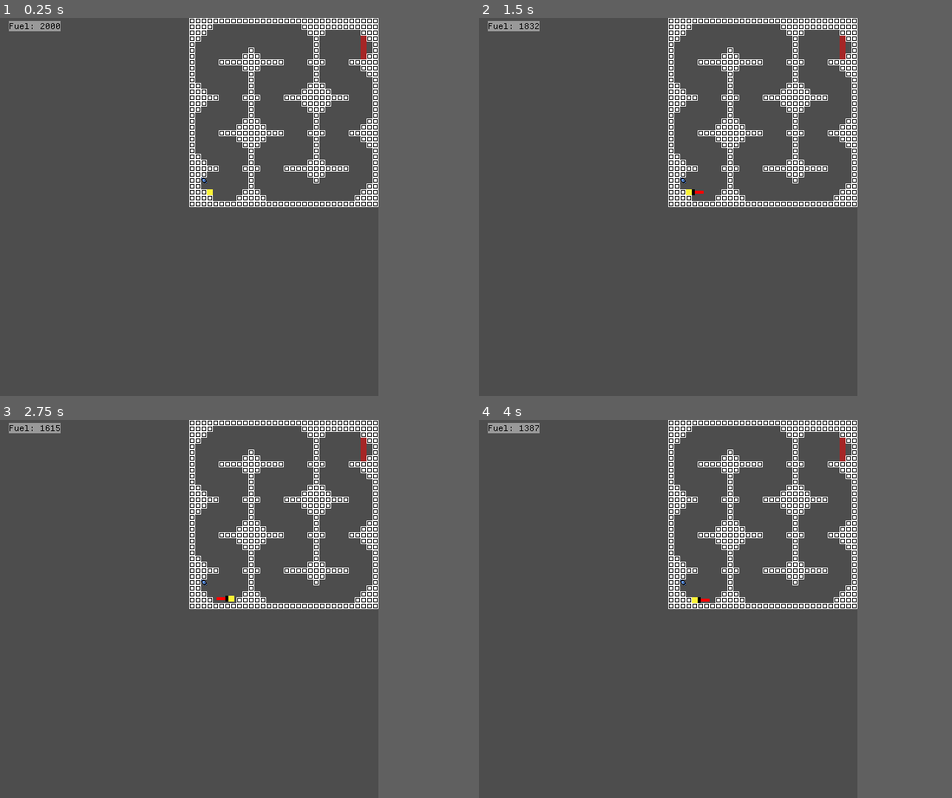
Above: before the commit, frames 1-4 (two rows, left to right).
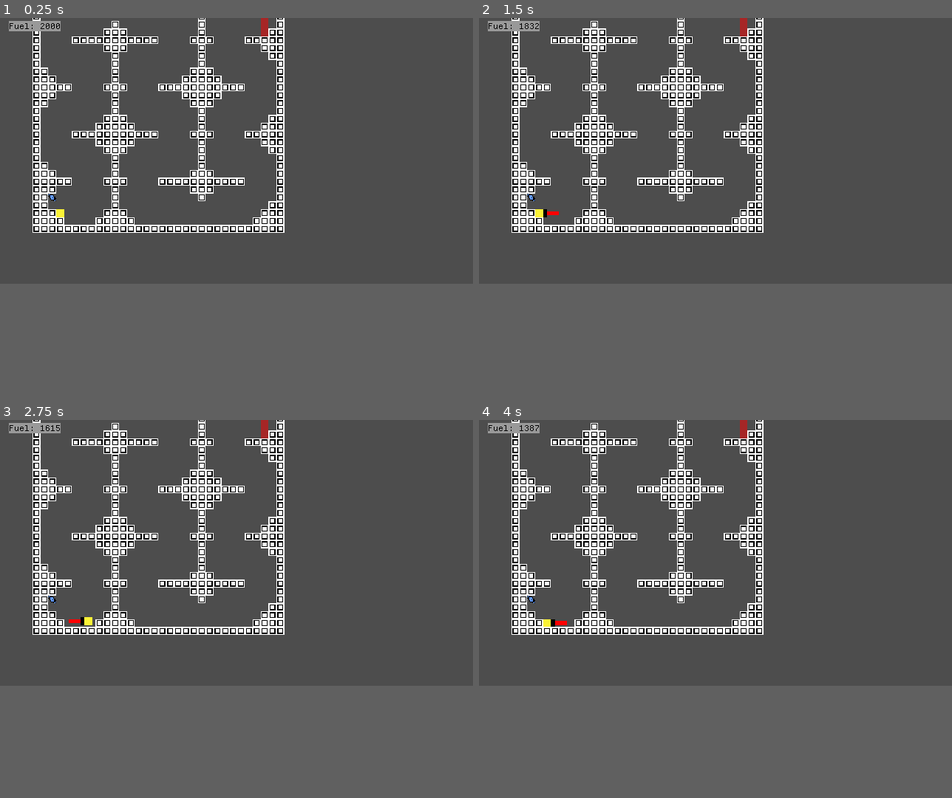
Above: after the commit, the same moments.

Repository: OSGH-web/balloon-movement-demo
Game: Godot game, scene res://levels/level-ben-1-6-snake.tscn
Same seed, same stepped clock (60 frames per second), same inputs: the game is played once before the commit and once after it. This scene is started directly instead of the project's main scene. Sound files missing from this copy of the repository are replaced by a short silence.
Inputs:
- Up to frame 1 (0.25 s): no input
- Up to frame 2 (1.5 s): tap Enter at 0.5 s; hold Right (ui_right) from 0.53 s (still down); tap Up (ui_up) at 0.77 s
- Up to frame 3 (2.75 s): tap Up (ui_up) at 1.52 s; release Right (ui_right) at 2.03 s; hold Left (ui_left) from 2.03 s (still down)
- Up to frame 4 (4 s): release Left (ui_left) at 2.78 s; hold Right (ui_right) from 2.78 s (still down); tap Up (ui_up) at 3.02, 3.77 s
In our replay, the window is 512x512 before the commit and 640x360 after it. These sizes can differ from the game's own. Grey fills any space a smaller window leaves; there, only what the larger window draws over its background counts as a difference.

The runs differ from the first frame. In frame 1, 14% of the frame differs, in the area x 6-80%, y 0-57%; in frame 2, 14%; in frame 3, 14%; in frame 4, 14%.

Commit message:
Camera centering (#9)
* Updated level rendering to center the level in the viewport.

* removed semicolon

* Removed camera limit settings to eliminate bug potential.

* Set liberal camera limits

* Set viewport to common resolution scaling.  Remove gl_compatibility in favor of "forward_plus" rendering method.

* added camera scaling, and static camera options

* removed unnecessary variables

* fixed audio

* use _setup_camera_limits instead of adjusting level position/staticcam (#10)

* use _setup_camera_limits instead of adjusting level position/staticcam

* clean up _setup_camera_limits

* clean up _setup_camera_limits

* playe camera: don't modify horizontal drag margins

* remove unnecessary change to player camera settings

---------

Co-authored-by: Ben Taussig <btaussig97@gmail.com>

* Revert "use _setup_camera_limits instead of adjusting level position/staticcam (#10)"

This reverts commit c99df92006637d8bd60e3399b971d38b0dbc2a53.

* use _setup_camera_limits instead of adjusting level position/staticcam (#10)

* use _setup_camera_limits instead of adjusting level position/staticcam

* clean up _setup_camera_limits

* clean up _setup_camera_limits

* playe camera: don't modify horizontal drag margins

* remove unnecessary change to player camera settings

---------

Co-authored-by: Ben Taussig <btaussig97@gmail.com>

* Revert "use _setup_camera_limits instead of adjusting level position/staticcam (#10)"

This reverts commit c99df92006637d8bd60e3399b971d38b0dbc2a53.

* use _setup_camera_limits instead of adjusting level position/staticcam (#10)

* use _setup_camera_limits instead of adjusting level position/staticcam

* clean up _setup_camera_limits

* clean up _setup_camera_limits

* playe camera: don't modify horizontal drag margins

* remove unnecessary change to player camera settings

---------

Co-authored-by: Ben Taussig <btaussig97@gmail.com>

* Added back staticCam

---------

Co-authored-by: OSGH-web <btaussig97+open-source-github@gmail.com>
Co-authored-by: Ben Taussig <btaussig97@gmail.com>

Diff:
--- a/levels/level-ben-1-2-square.tscn
+++ b/levels/level-ben-1-2-square.tscn
@@ -16,6 +16,8 @@
 floor_constant_speed = true
 safe_margin = 0.001
 tilemaplayer = NodePath("../Terrain")
+camera_scale = Vector2(1.25, 1.25)
+staticCam = true
 
 [node name="Terrain" parent="." instance=ExtResource("3_ko8p3")]
 tile_map_data = PackedByteArray("AAAAAAAAAAADAAQAAAAfAAAAAAADAAQAAAAeAAAAAAADAAQAAAAdAAAAAAADAAQAAAAcAAAAAAADAAQAAAAbAA …(5264 unchanged characters)…
--- a/levels/level-ben-1-6-snake.tscn
+++ b/levels/level-ben-1-6-snake.tscn
@@ -17,7 +17,8 @@
 floor_constant_speed = true
 safe_margin = 0.001
 tilemaplayer = NodePath("../Terrain")
-play_background_music = false
+camera_scale = Vector2(1.33, 1.33)
+staticCam = true
 
 [node name="Terrain" parent="." instance=ExtResource("3_tpi3h")]
 tile_map_data = PackedByteArray("AAAfAAAAAAADAAQAAAAfAAEAAAADAAQAAAAfAAIAAAADAAQAAAAfAAMAAAADAAQAAAAfAAQAAAADAAQAAAAfAA …(5280 unchanged characters)…
--- a/project.godot
+++ b/project.godot
@@ -17,8 +17,8 @@
 
 [display]
 
-window/size/viewport_width=512
-window/size/viewport_height=512
+window/size/viewport_width=640
+window/size/viewport_height=360
 window/size/mode=2
 window/stretch/mode="viewport"
 window/stretch/scale_mode="integer"
@@ -44,5 +44,3 @@
 [rendering]
 
 textures/canvas_textures/default_texture_filter=0
-renderer/rendering_method="gl_compatibility"
-renderer/rendering_method.mobile="gl_compatibility"
--- a/scenes/level_base/level_base.gd
+++ b/scenes/level_base/level_base.gd
@@ -13,6 +13,8 @@
 
 func _ready():
 	_update_level_bounds()
+	if $Player:
+		$Player._setup_camera_limits(width_in_tiles * 8, height_in_tiles * 8)
 
 func _update_level_bounds():
 	if !Engine.is_editor_hint():
--- a/scenes/level_select_preview/level_preview.gd
+++ b/scenes/level_select_preview/level_preview.gd
@@ -24,9 +24,6 @@
 		return
 
 	var level_dimensions = Vector2i(level_instance.width_in_tiles, level_instance.height_in_tiles)
-
-	var wall_tile_atlas = Vector2i(6, 0)
-	var player_tile_atlas = Vector2i(2, 0)
 
 	for cell in tilemaplayer.get_used_cells():
 		var alternative_tile = tilemaplayer.get_cell_alternative_tile(cell)
--- a/scenes/player/player.gd
+++ b/scenes/player/player.gd
@@ -2,20 +2,17 @@
 extends CharacterBody2D
 
 @export var tilemaplayer: TileMapLayer
+@export var FUEL = 2000
+@export var play_background_music = false
+@export var camera_scale: Vector2 = Vector2(1.0, 1.0)
+@export var staticCam: bool = false
+@onready var timer: Timer = $Timer
+@onready var camera = $Camera
 
 const GRAVITY = 120
 const FRICTION = -3
 const PLAYER_Y_FORCE = 300
 const PLAYER_X_FORCE = 165
-
-@export var FUEL = 2000;
-
-@export var play_background_music = false;
-@export var background_music_pitch_scale = 1.03;
-@export var background_music_pitch_scale_slow = 0.7;
-
-@onready var timer: Timer = $Timer
-
 var readyForRestart: bool = false
 
 signal player_died
@@ -24,27 +21,22 @@
 	readyForRestart = true
 
 func _ready():
+	add_to_group("player")
+	camera.zoom = camera_scale
+	$AudioStreamPlayer2D.playing = play_background_music
 	player_died.connect(_on_player_died)
-	add_to_group("player")
-	var level = get_parent() as Node2D
-	var map_height_px = level.height_in_tiles * tilemaplayer.tile_size.y
-	var map_width_px = level.width_in_tiles * tilemaplayer.tile_size.x
-	$Camera2D.limit_bottom = map_height_px
-	$Camera2D.limit_right = map_width_px
-	$AudioStreamPlayer2D.playing = play_background_music
+
 	var fuel_label = get_tree().get_first_node_in_group("fuel_label")
 	if fuel_label:
 		fuel_label.player = self
 
 func add_fuel(amt):
 	FUEL += amt
+	$AudioStreamPlayer2D.pitch_scale = 1.03 # Changesmusic to normal if you ran out of fuel then got it back.
 
 func _input(event):
 	if event.is_action_pressed("reset"):
 		get_tree().reload_current_scene()
-	if int(FUEL) <= 0:
-		if readyForRestart == false:
-			timer.start()
 	if readyForRestart:
 		if event.is_action_pressed("ui_a"):
 			get_tree().reload_current_scene()
@@ -52,7 +44,7 @@
 			return_to_world_select()
 
 func _on_timer_timeout():
-	if FUEL <= 0:
+	if int(FUEL) <= 0:
 		emit_signal("player_died")
 
 func _physics_process(delta):
@@ -64,6 +56,10 @@
 	if FUEL > 0:
 		velocity -= velocity_update
 		FUEL -= abs(velocity_update.x) + abs(velocity_update.y)
+	elif readyForRestart == false and timer.is_stopped():
+		$AudioStreamPlayer2D.pitch_scale = 0.7
+		timer.start()
+
 
 	if not is_on_floor():
 		velocity.y += GRAVITY * delta
@@ -103,5 +99,36 @@
 			$AnimatedSprite2D.frame = 1  # up
 		else:
 			$AnimatedSprite2D.frame = 3  # down
+
 func return_to_world_select():
 	get_tree().change_scene_to_file("res://scenes/level_select/level_select.tscn")
+
+func _setup_camera_limits(map_width_px, map_height_px):
+	# by default, restrict the camera to the bounding box of the level
+	$Camera.limit_left = 0
+	$Camera.limit_right = map_width_px
+	$Camera.limit_top = 0;
+	$Camera.limit_bottom = map_height_px
+
+	# if the level is less wide than the screen, center the level horizontally in the camera's view
+	var viewport_width = ProjectSettings.get_setting("display/window/size/viewport_width")
+	if map_width_px < viewport_width:
+		$Camera.limit_left = map_width_px / 2  - (viewport_width / 2)
+		$Camera.limit_right = map_width_px / 2  + (viewport_width / 2)
+		$Camera.drag_horizontal_enabled = false
+
+	# if the level is shorter than the screen, center the level vertically in the camera's view
+	var viewport_height = ProjectSettings.get_setting("display/window/size/viewport_height")
+	if map_height_px < viewport_height:
+		$Camera.limit_top = (map_height_px / 2) - (viewport_height / 2)
+		$Camera.limit_bottom = (map_height_px / 2)  + (viewport_height / 2)
+		$Camera.drag_vertical_enabled = false
+
+	if staticCam:
+		var level = get_parent() as Node2D
+		camera.get_parent().remove_child(camera)
+		call_deferred("add_camera_to_level", level, camera)
+		camera.global_position = Vector2(map_width_px, map_height_px)
+
+func add_camera_to_level(level: Node2D, cam: Camera2D):
+	level.add_child(cam)
--- a/scenes/player/player.tscn
+++ b/scenes/player/player.tscn
@@ -82,6 +82,7 @@
 [node name="Player" type="CharacterBody2D"]
 collision_mask = 3
 script = ExtResource("1_onrkg")
+play_background_music = true
 
 [node name="AnimatedSprite2D" type="AnimatedSprite2D" parent="."]
 sprite_frames = SubResource("SpriteFrames_ivps1")
@@ -92,10 +93,11 @@
 position = Vector2(20, 20)
 shape = SubResource("RectangleShape2D_onrkg")
 
-[node name="Camera2D" type="Camera2D" parent="."]
-limit_left = 0
-limit_top = 0
-limit_right = 10000
+[node name="Camera" type="Camera2D" parent="."]
+limit_left = -100000
+limit_top = -100000
+limit_right = 100000
+limit_bottom = 100000
 limit_smoothed = true
 drag_horizontal_enabled = true
 drag_vertical_enabled = true
--- a/scenes/terrain/terrain.gd
+++ b/scenes/terrain/terrain.gd
@@ -5,12 +5,11 @@
 var window_height = ProjectSettings.get_setting("display/window/size/viewport_height")
 var configured_size = Vector2(window_width, window_height)
 
-var grid_dimensions;
+var grid_dimensions
 
 func _ready():
 	var level = get_parent() as Node2D
 	grid_dimensions = Vector2i(level.width_in_tiles, level.height_in_tiles)
-
 	generate_border()
 
 func generate_border():
Not shown: 1 places in levels/level-ben-1-2-square.tscn that only renumber resources
Not shown: 1 places in levels/level-ben-1-6-snake.tscn that only renumber resources
